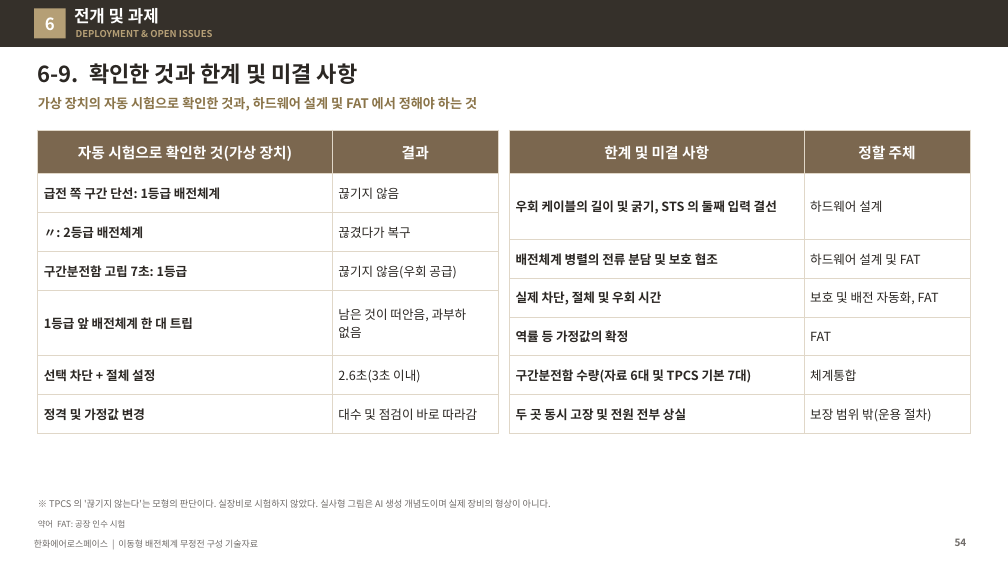
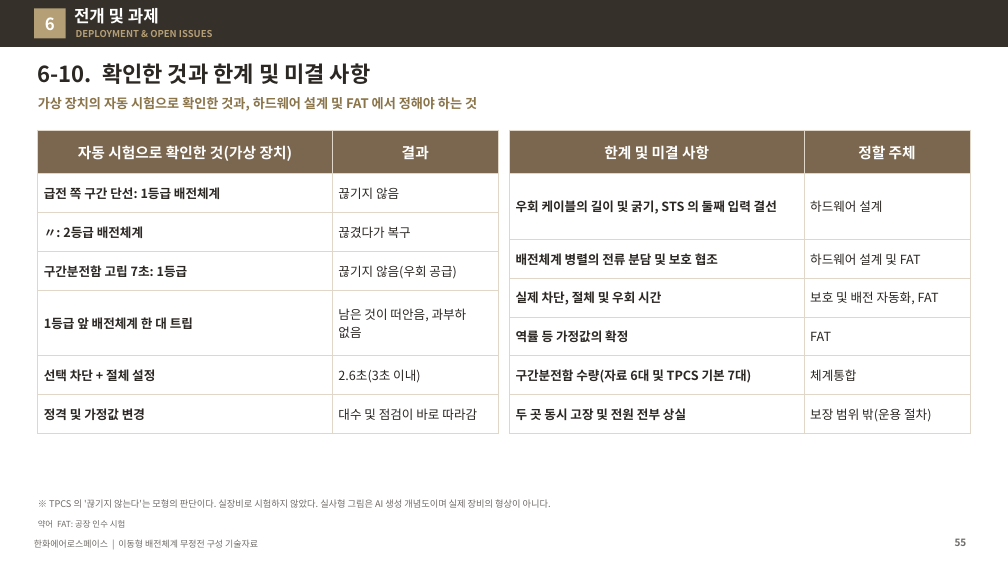
Before and after one commit to byunjd112-hue/headroom, a slide deck: slide 55 of mobile_ems/docs/out/IFPS_이동형배전체계_무정전구성_기술자료_Rev72.pptx (slide 54 before the commit). Drawn at 1008x567 pixels with LibreOffice and Linux fonts; fonts in the diff are those of the drawing. Boxes give left, top, right and bottom in pixels: in the first picture for what was removed or moved away, otherwise in the second. Text is boxed around its words. In the diff, an @@ line names an element or a change of style, - is before the commit and + after.

```diff
--- a/mobile_ems/docs/out/IFPS_이동형배전체계_무정전구성_기술자료_Rev72.pptx
+++ b/mobile_ems/docs/out/IFPS_이동형배전체계_무정전구성_기술자료_Rev72.pptx
@@ title at (38,63,371,84): text changed @@
-6-9. 확인한 것과 한계 및 미결 사항
+6-10. 확인한 것과 한계 및 미결 사항
@@ page number at (955,538,967,546): text changed @@
-54
+55
```
Also in this commit, not shown: 3 other slides changed, 1 slide added, 4 other files.
